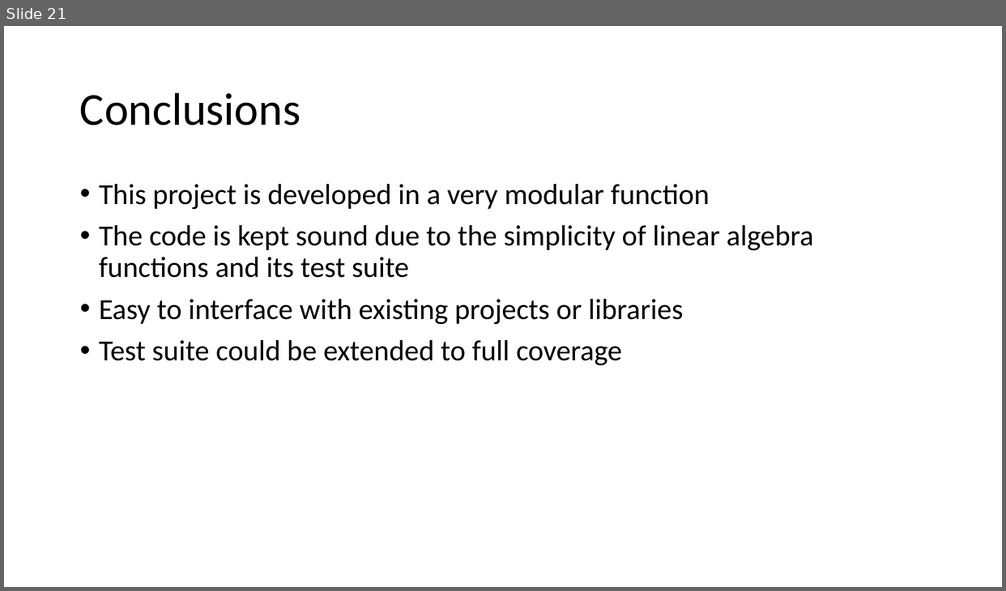
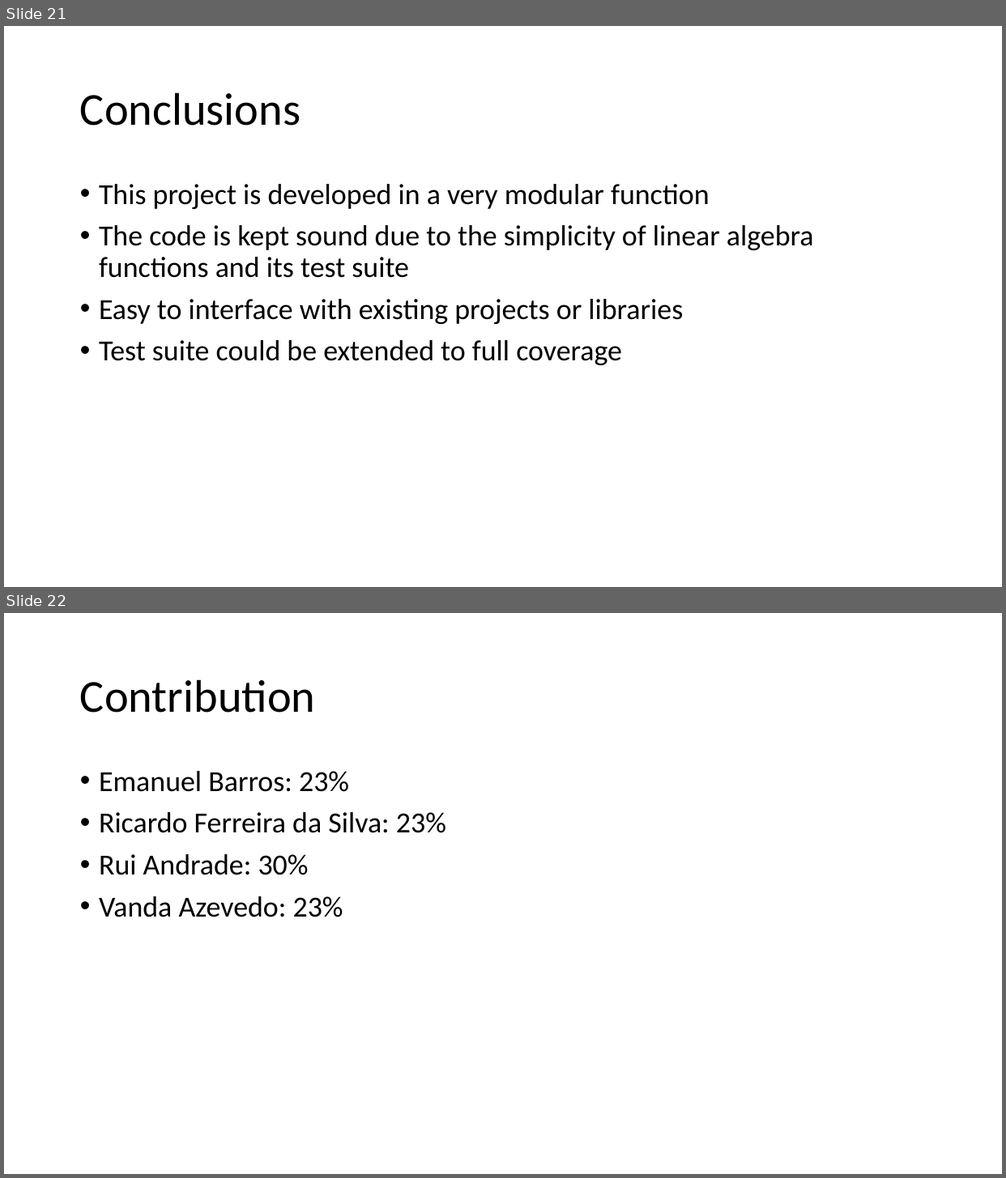
Before and after one commit to vkostyukov/la4j, a slide deck: ArchSW-docs/La4j.pptx. Shown one above the other, each under a label of ours: slide 21 before the commit, slides 21 and 22 after it. The pictures are 1006x591 and 1006x1178 pixels, drawn with LibreOffice and Linux fonts; fonts in the diff are those of the drawing. Boxes give left, top, right and bottom in pixels: in the first picture for what was removed or moved away, otherwise in the second. Text is boxed around its words. In the diff, an @@ line names an element or a change of style, - is before the commit and + after.

Commit message:
presentation

```diff
--- a/ArchSW-docs/La4j.pptx
+++ b/ArchSW-docs/La4j.pptx
@@ slide 22 added at (x1=4, y1=613, x2=1002, y2=1174), background #FFFFFF @@
@@ title added at (x1=80, y1=679, x2=316, y2=713), 44 pt, text #000000 @@
+Contribution
@@ text added at (x1=99, y1=771, x2=446, y2=918), 28 pt, text #000000 @@
+• Emanuel Barros: 23%
+• Ricardo Ferreira da Silva: 23%
+• Rui Andrade: 30%
+• Vanda Azevedo: 23%
```
